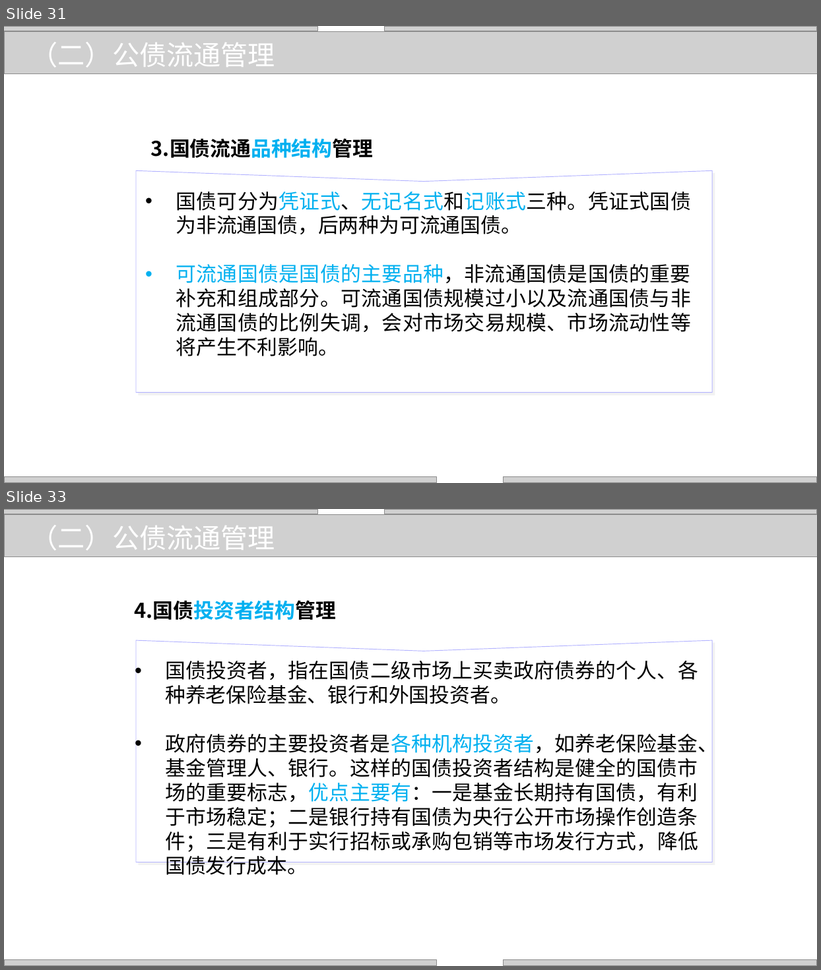
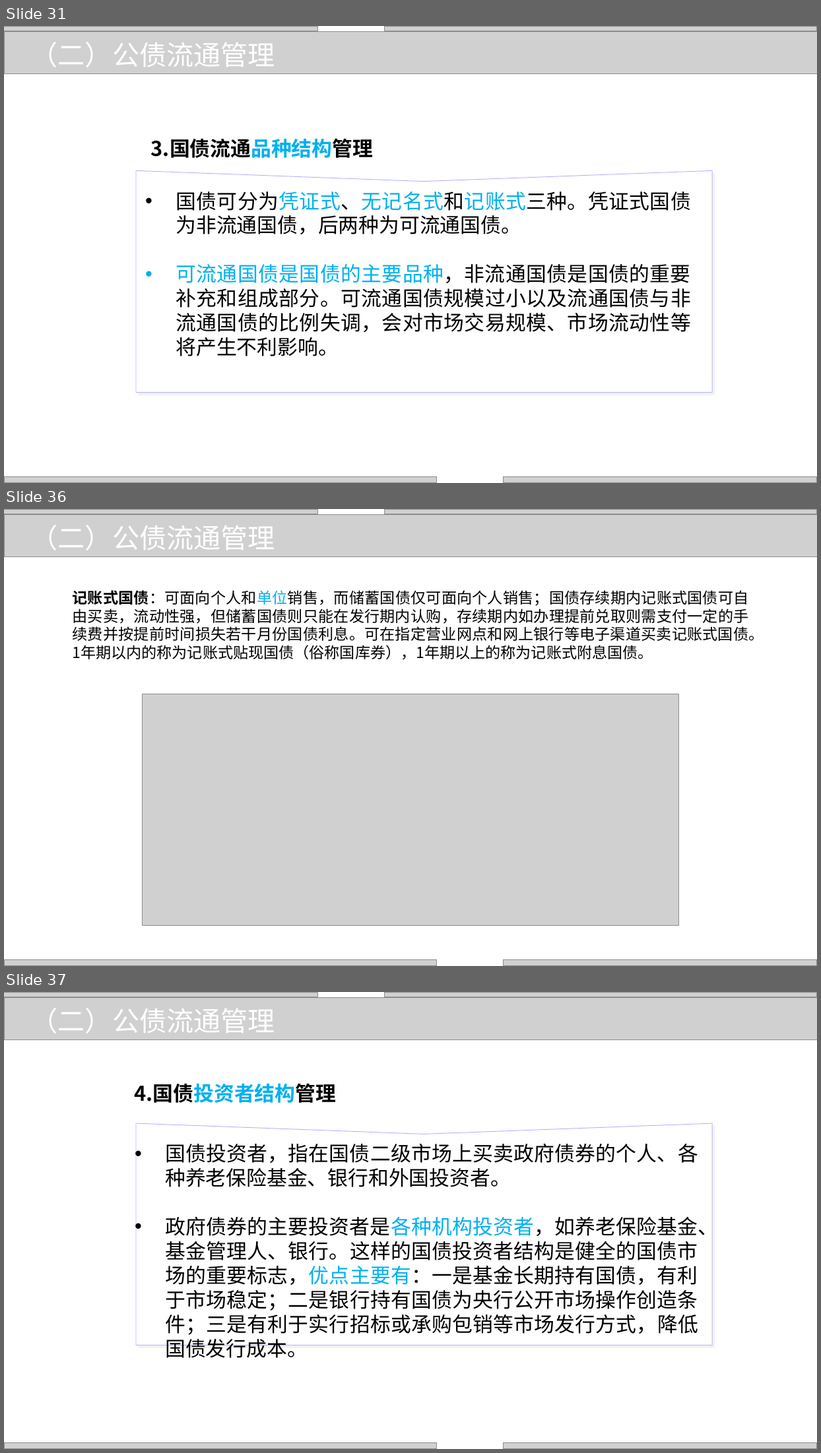
Before and after one commit to zhangjianzhang/internet_credit, a slide deck: files/slides/lecture_13.pptx. Shown one above the other, each under a label of ours: slides 31 and 33 before the commit, slides 31, 36 and 37 after it; the slides between them are not shown. The pictures are 821x970 and 821x1453 pixels, drawn with LibreOffice and Linux fonts; fonts in the diff are those of the drawing; grey boxes stand for pictures; background and template pictures are left out. Boxes give left, top, right and bottom in pixels: in the first picture for what was removed or moved away, otherwise in the second. Text is boxed around its words. In the diff, an @@ line names an element or a change of style, - is before the commit and + after.

```diff
--- a/files/slides/lecture_13.pptx
+++ b/files/slides/lecture_13.pptx
@@ slide 36 added at (4,509,817,966), background picture (left out) @@
@@ picture added at (4,514,817,557) @@
@@ text added at (31,525,275,550), 32 pt, text #FFFFFF @@
+（二）公债流通管理
@@ text added at (72,590,764,660), 18 pt, text #000000 @@
+记账式国债：可面向个人和单位销售，而储蓄国债仅可面向个人销售；国债存续期内记账式国债可自由买卖，流动性强，但储蓄国债则只能在发行期内认购，存续期内如办理提前兑取则需支付一定的手续费并按提前时间损失若干月份国债利息。可在指定营业网点和网上银行等电子渠道买卖记账式国债。1年期以内的称为记账式贴现国债（俗称国库券），1年期以上的称为记账式附息国债。
@@ picture added at (143,694,679,925) @@
@@ group added at (4,509,817,966): 4 pictures @@
@@ what was slide 33 is now slide 37 @@
```
Also in this commit, not shown: 13 slides changed, 3 other slides added, 3 other files.
